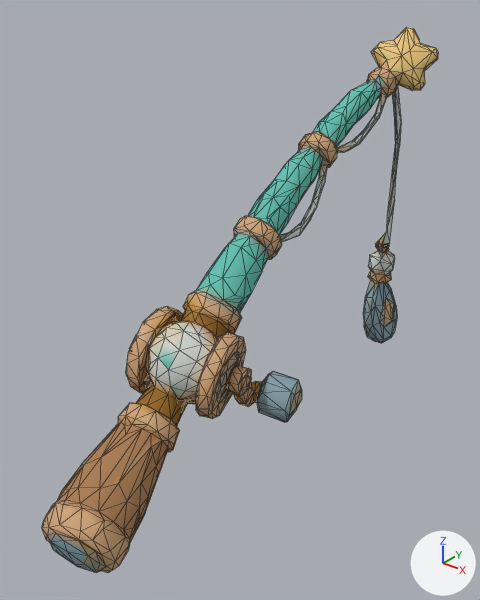
Two versions of the glTF model public/models/rod-5.glb, one commit apart.
Before and after are seen from a 50 mm lens placed at (0.713, -0.91, 0.478), pointed at (0.011, -0.033, -0.066). Lighting does not change. The marker at lower right points along +X, +Y and +Z. The picture after the commit comes second. Mesh edges are drawn as thin lines. Where no turn or scale is listed for an object, it has been applied to the vertices. Vertices at exactly the same position are counted once.

Names of what the first picture shows: 'tripo_node_0d8708cb-9823-4545-b125-cb400600dd4f'.
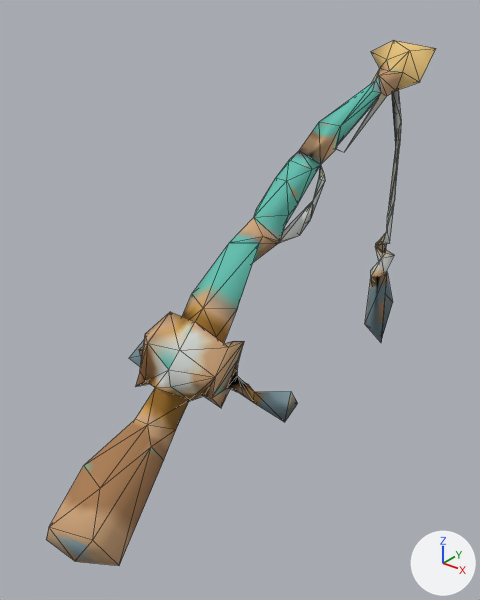
Where the newer file only moved an object's origin or applied its transform, the numbers keep the older frame.

Boxes (x1, y1, x2, y2) around the edits, measured in the pictures (480 x 600 px):
'tripo_node_0d8708cb-9823-4545-b125-cb400600dd4f', reshaped: before (42, 27, 438, 573); after (46, 41, 436, 566)
part 1 of me_tripo_mesh_0d8708cb_9823_4545_b125_cb400600dd4f, deleted (brown): before (42, 27, 438, 573)

The change, as a diff of the scene's bpy script:
```diff
--- a/public/models/rod-5.glb.py
+++ b/public/models/rod-5.glb.py
@@ me_tripo_mesh_0d8708cb_9823_4545_b125_cb400600dd4f @@
 # used by ob_tripo_node_0d8708cb_9823_4545_b125_cb400600dd4f; location = (0.0, 0.0, 0.0)
-me_tripo_mesh_0d8708cb_9823_4545_b125_cb400600dd4f.from_pydata(...)  # 1159 vertices, 2342 faces; spans x -0.175..0.175, y -0.5..0.5, z -0.385..0.385
+me_tripo_mesh_0d8708cb_9823_4545_b125_cb400600dd4f.from_pydata(...)  # 199 vertices, 416 faces; spans x -0.168..0.169, y -0.5..0.5, z -0.376..0.359
+# me_tripo_mesh_0d8708cb_9823_4545_b125_cb400600dd4f part 1: 960 vertices removed from x -0.175..0.175, y -0.499..0.498, z -0.385..0.385
 me_tripo_mesh_0d8708cb_9823_4545_b125_cb400600dd4f.materials.append(mat_tripo_material_0d8708cb_9823_4545_b125_cb400600dd4f)
```
